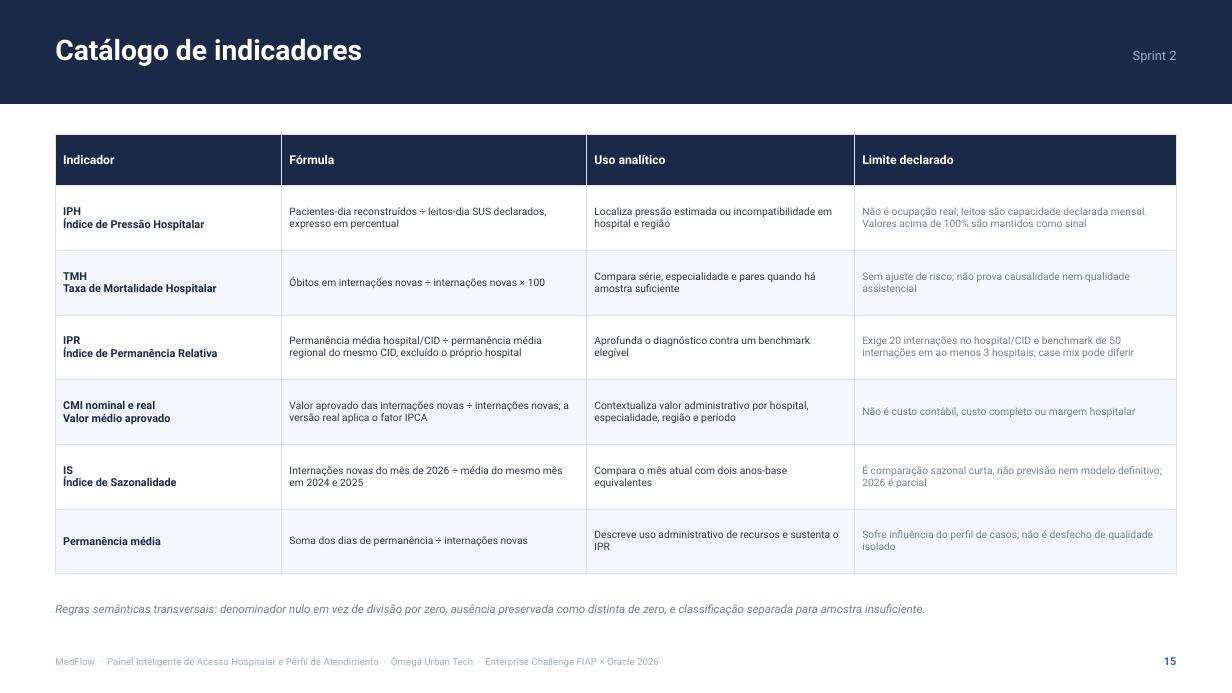
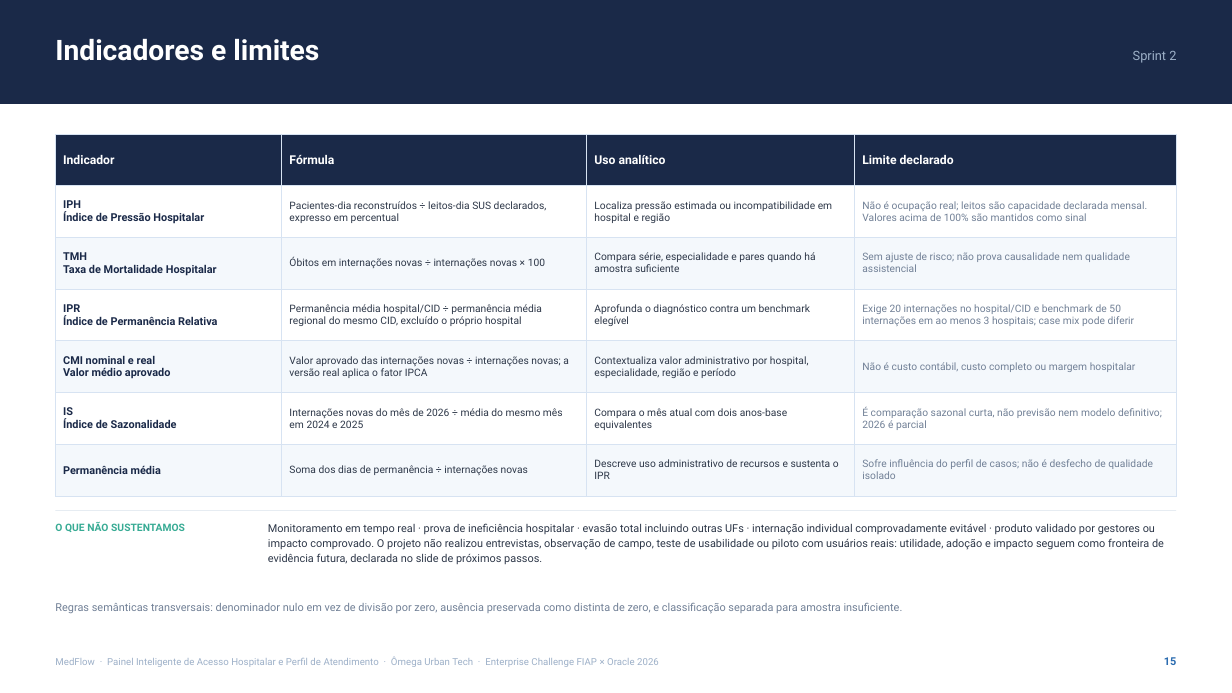
Before and after one commit to Lucas-D-S-1/medflow, a slide deck: slide 15 of docs/entrega_sprint_2/apresentacao/EC_Sprint_2_1TSCO_EvidenciasConstrucao_MedFlow_OmegaUrbanTech.pptx. Drawn at 1232x693 pixels with LibreOffice and Linux fonts; fonts in the diff are those of the drawing. Boxes give left, top, right and bottom in pixels: in the first picture for what was removed or moved away, otherwise in the second. Text is boxed around its words. In the diff, an @@ line names an element or a change of style, - is before the commit and + after.

Commit message:
docs(sprint_2): funde os slides que se repetiam e traz o SQL da FlowIA para a tela
O deck cai de 23 para 21 lâminas, e as duas que saem eram duplicata de outra.

**Catálogo de indicadores + Rigor analítico.** O "Limite declarado" do catálogo
e a "Alegação que NÃO sustentamos" do rigor diziam a mesma coisa sobre as
mesmas linhas. Sobrou uma lâmina, "Indicadores e limites": a tabela dos seis
indicadores com o limite ao lado da fórmula, e uma faixa embaixo com as cinco
leituras que nenhum indicador isolado desautoriza — tempo real, ineficiência,
evasão total, internação evitável e produto validado por gestores. A frase
sobre não ter havido entrevista nem piloto com usuários entra na mesma faixa.

**Produto + Evidências visuais.** Um descrevia as quatro visões em texto e o
outro mostrava duas delas com a mesma explicação. Mostrar já é descrever: as
quatro visões viraram uma tira compacta com a pergunta que cada uma responde, e
as duas capturas do produto público entram logo abaixo, com a legenda do que
cada tela evidencia.

**O SQL auditável saiu da gaveta.** A `flowia-sql-auditavel.png` tinha sido
capturada em 31/08 e não estava em slide nenhum. Ela mostra o SELECT que a
FlowIA gerou, sobre o mart da Gold que alimenta a tabela ao lado — é o que
transforma "o SQL fica a um clique" de alegação em evidência, e é o que a banca
da Oracle procura. Entrou como faixa própria na Evidência de produto, com os
dois painéis existentes reduzidos para abrir espaço.

O glossário da Evidência de produto saiu junto: era o sexto do deck, e os
quatro termos dele já aparecem em outras lâminas.

Conferido exportando as 21 páginas em PNG pelo PowerPoint. Duas correções
saíram daí: as imagens da Evidência de produto tinham caído no mesmo slot,
porque as condições por posição Y se sobrepunham, e a limpeza do glossário
tinha levado o rodapé institucional junto.

```diff
--- a/docs/entrega_sprint_2/apresentacao/EC_Sprint_2_1TSCO_EvidenciasConstrucao_MedFlow_OmegaUrbanTech.pptx
+++ b/docs/entrega_sprint_2/apresentacao/EC_Sprint_2_1TSCO_EvidenciasConstrucao_MedFlow_OmegaUrbanTech.pptx
@@ text at (x1=55, y1=39, x2=319, y2=61): text changed @@
-Catálogo de indicadores
+Indicadores e limites
@@ table resized from (x1=55, y1=135, x2=1177, y2=574) to (x1=55, y1=135, x2=1177, y2=496) @@
@@ rectangle added at (x1=55, y1=510, x2=1177, y2=511), fill #D9E2EC @@
@@ text added at (x1=55, y1=522, x2=185, y2=532), 8 pt, text #37AB94, bold @@
+O QUE NÃO SUSTENTAMOS
@@ text added at (x1=268, y1=523, x2=1164, y2=564), 8.5 pt, text #2D3748 @@
+Monitoramento em tempo real · prova de ineficiência hospitalar · evasão total incluindo outras UFs · internação individual comprovadamente evitável · produto validado por gestores ou impacto comprovado. O projeto não realizou entrevistas, observação de campo, teste de usabilidade ou piloto com usuários reais: utilidade, adoção e impacto seguem como fronteira de evidência futura, declarada no slide de próximos passos.
@@ text "Regras semânticas transversais: denominador nulo ..." at (x1=55, y1=603, x2=903, y2=614): size 9 to 8.5 pt, italic off @@
```
Also in this commit, not shown: 6 other slides changed, 2 slides removed, 1 other file.
